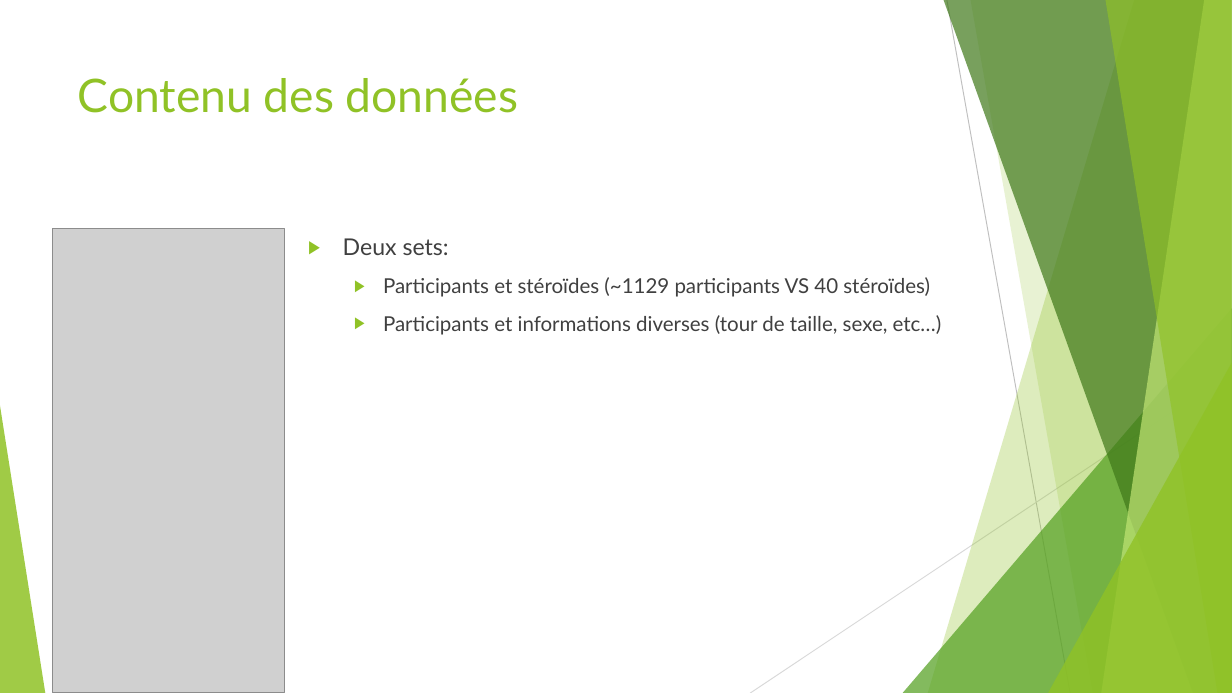
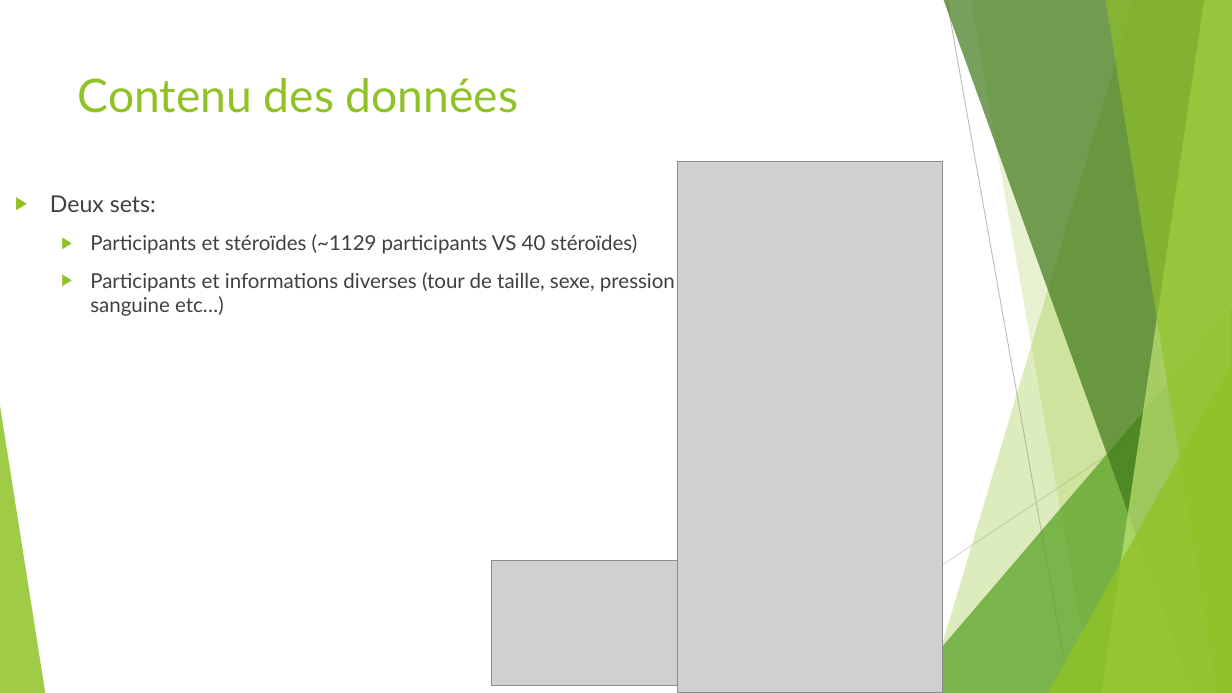
Before and after one commit to simon-baehler/LFA-Steroide, a slide deck: slide 8 of Presentations/Intermediaire/LFA_Baehler_Schowing_Intermédiaire.pptx. Drawn at 1232x693 pixels with LibreOffice and Linux fonts; fonts in the diff are those of the drawing; grey boxes stand for pictures. Boxes give left, top, right and bottom in pixels: in the first picture for what was removed or moved away, otherwise in the second. Text is boxed around its words. In the diff, an @@ line names an element or a change of style, - is before the commit and + after.

```diff
--- a/Presentations/Intermediaire/LFA_Baehler_Schowing_Intermédiaire.pptx
+++ b/Presentations/Intermediaire/LFA_Baehler_Schowing_Intermédiaire.pptx
@@ picture: place and size @@
-picture at [53, 228, 285, 693]
+picture at [677, 162, 943, 693]
@@ text "Deux sets:": place and size @@
-text "Deux sets:" at [343, 238, 942, 335]
+text "Deux sets:" at [50, 195, 675, 316]
@@ text at [90, 272, 675, 316]: text changed @@
-  ▶ Participants et informations diverses (tour de taille, sexe, etc…)
+  ▶ Participants et informations diverses (tour de taille, sexe, pression sanguine etc…)
@@ picture added at [492, 560, 677, 686] @@
```
Also in this commit, not shown: 5 other slides changed.
